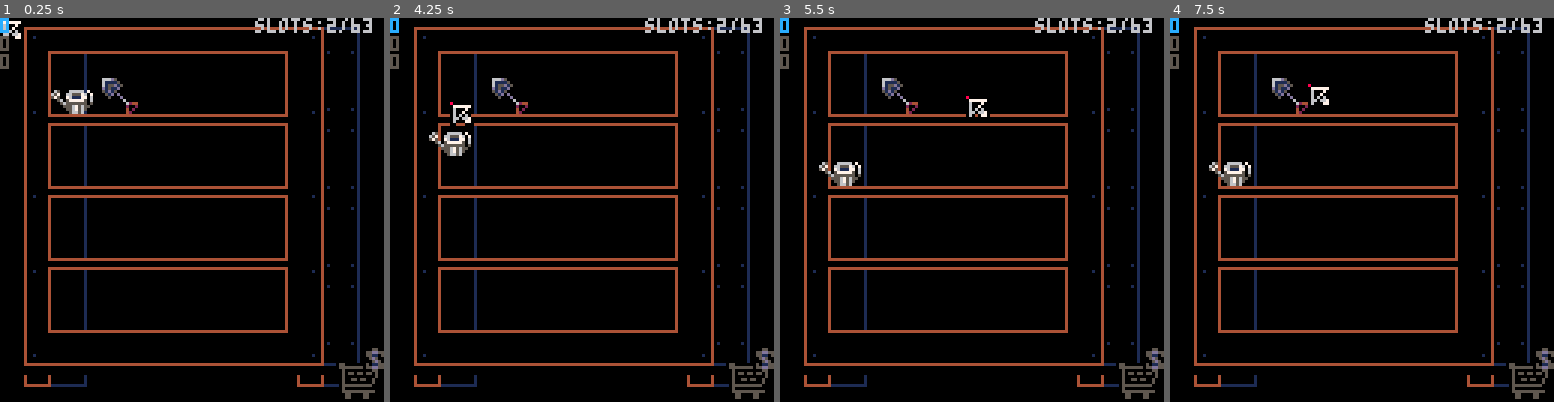
Above: before the commit, frames 1-4 (left to right).
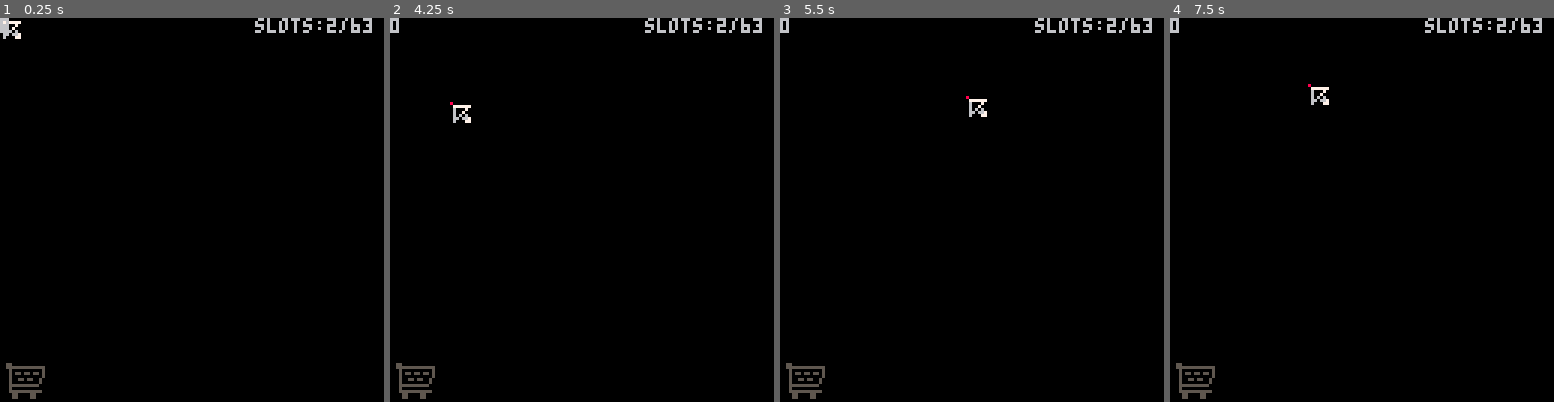
Above: after the commit, the same moments.

Repository: vinimesquitamoraes/Plantinhas
Game: PICO-8 cartridge plantinhas.p8
Same seed, same stepped clock (60 frames per second), same inputs: the game is played once before the commit and once after it.
Inputs (mouse positions are in pixels of both pictures, inside the frame that each line leads up to):
- Up to frame 1 (0.25 s): no input
- Up to frame 2 (4.25 s): tap X (X key) at 0.33, 1.07, 1.85, 2.97, 4.08 s; click (670, 121) at 0.67 s; click (436, 267) at 1.22 s; hold Right 1.6-2.1 s; click (497, 114) at 1.77 s; hold Up 2.15-2.42 s; click (562, 259) at 2.32 s; hold Right 2.47-3.03 s; click (624, 106) at 2.87 s; hold Left 3.08-3.58 s; click (685, 256) at 3.42 s; hold Down 3.63-3.97 s; click (451, 102) at 3.97 s; hold Right from 4.02 s (still down)
- Up to frame 3 (5.5 s): click (902, 248) at 4.52 s; release Right at 4.68 s; hold Up 4.73-5.03 s; click (964, 94) at 5.07 s; hold Left from 5.08 s (still down); tap X (X key) at 5.2 s
- Up to frame 4 (7.5 s): click (1419, 244) at 5.62 s; release Left at 5.68 s; hold Down 5.73-6.03 s; hold Right 6.08-6.58 s; click (1481, 90) at 6.17 s; tap X (X key) at 6.32, 7.43 s; hold Right 6.63-7.13 s; click (1246, 236) at 6.72 s; hold Up 7.18-7.45 s; click (1308, 83) at 7.27 s

The runs differ from the first frame. In frame 1, 11% of the frame differs, in the area x 0-100%, y 0-100%; in frame 2, 11%; in frame 3, 11%; in frame 4, 11%.

Commit message:
Refatoração de Tokens 2: Tab_1

Diff:
--- a/plantinhas.p8
+++ b/plantinhas.p8
@@ -17,23 +17,6 @@
  cu1 = 0
  cu2 = 0
  cu3 = 0
- cu4 = {}
- cu5 = nil
- cu6 = nil
- cu7 = nil
- cu8 = nil
- cu9 = nil
-
- str1 = ""
- str2 = ""
- str3 = ""
- str4 = ""
- str5 = ""
- str6 = ""
- str7 = ""
- str8 = ""
- str9 = ""
-
  --status -------------------------------------------------------------------------------------------------------------------------------------------------------------------------+
  --[[
  status
@@ -41,14 +24,15 @@
  2 para loja
  3 para o deposito
  ]]
- status = 3
+ status = 1
 
  --auxiliares ---------------------------------------------------------------------------------------------------------------------------------------------------------------------+
  aux_tipo    = 1
  grav        = 0
 	max_saturac = 20
 	venda       = false
-
+	venda_timer = 0
+	pisca       = false
  --variaveis de jogo --------------------------------------------------------------------------------------------------------------------------------------------------------------+
 	saldo   = 0
 	num_atl = 6
@@ -120,7 +104,7 @@
 --update ==========================================================================================================================================================================+
 function _update()
  mouse:att()
-	if(btnp(❎)) saldo = 2000
+	if(btnp(❎)) saldo = 6000
 
  --cooldown para os bts
  foreach(ls_bts,function(obj) cool_down(5,obj) end)
@@ -179,20 +163,24 @@
   end
  end
 
+ --remover planta ------------------------------------------------------------------------------------------+
+ if pa.val and not ls_atl.show then
+  if(mouse:toggle(mouse.esq,238,206)) remov_planta()
+	end
+
  --esperando awa -------------------------------------------------------------------------------------------------------+
  foreach(pat_reg,function(obj) regar(obj) end)
 
  --esperando semente -------------------------------------------------------------------------------------------------------+
  foreach(pat_sem,function(obj) plantar(obj) end)
 
- --cancelar acれせれこo/mostrar atalho
+ --cancelar atribuicao/mostrar atalho
  atl_on_off(mouse.dir_press,true)
 
  --lojinha rocha ---------------------------------------------------------------------------------------------------+
  elseif status == 2 then
 		--verificar disponibilidade de compra
 		if(slots == 63)toggle_disp(1,16) else toggle_disp(1,16,true)
-
 
   --selecionar loja ................................................................................................+
  	foreach(ls_esp.esps,function(esp) esp:hover("retg" ) end)
@@ -246,7 +234,8 @@
   if(ls_atl.show and ls_atl.qual)toggle_atribuir()
   --se o timer contou ja
   if(ls_atl.wait)funcionalidades(1,ls_inv)
-  atl_on_off(mouse.dir_press)
+
+  if(not venda)atl_on_off(mouse.dir_press)
 
   if ls_atl.show then
    bt_dept:hover()
@@ -258,7 +247,13 @@
    bt_vend:ativa()
   end
 
- 	--venda so se algo esta sendo movido
+		if(venda and ls_inv.qual and not(mouse.eq_press) and mouse.esq_press)then
+			local vendido = ls_inv.qual
+		 if vendido != regador and vendido != pa then
+				saldo += vendido.val
+				del(ls_inv.coisas,ls_inv.qual)
+			end
+		end
 
  end
 
@@ -299,42 +294,11 @@
 
  mouse:des()
 
- if(true) then
-	 format(cu1,str1,12)
-	 format(cu2,str2)
-  format(cu3,str3)
-
-  print_ls(cu4)
-
-	-- format(cu5,str5,8)
- 	--[[
-	 format(cu6,str6)
-
-	 format(cu7,str7)
-	 format(cu8,str8)
-	 --
-	 format(cu9,str9)
-  --]]
-	 espacamento = 0
-	end
+ print(cu1,0,0)
+
 	print("slots:"..slots.."/63",85,0,6)
 end
 
-function format(que_cu,str,cor)
- str = str or ""
- cor = cor or 5
- print(str..tostr(que_cu),0,espacamento,cor)
- espacamento+=6
-end
-
-function print_ls(que_ls)
-	if not que_ls then
-		print("ls vazia",0,espacamento,14)
-	 return
-	end
-	foreach(que_ls,function(obj) format(obj) end)
-
-end
 -->8
 --classes ==========================================================================================================+
 function criar_obj(que_classe,subtipo,ls_guardar,ls_aux,xop,yop,onde)
@@ -373,16 +337,6 @@
    self.y = newy& ~1
   end,
 
-  --controlar objeto...............................................................................................+]
-  cont = function(self,sair_tela,vel)
-   if(btn(⬅️)) self.x -= vel
-   if(btn(➡️)) self.x += vel
-	 	if(btn(⬆️)) self.y -= vel
-	 	if(btn(⬇️)) self.y += vel
-
-	 	if(sair_tela) n_sai_tela(self)
-	 end,
-
 	 --desenhar objeto
 	 des = function(self,xop,yop)
 	 	aux_x = xop or self.x
@@ -433,46 +387,18 @@
 --def_tipos ====================
 function def_tip(self,subtipo)
 
---mouse ========================
+ --mouse ========================
 	if self.cla == "mouse" then
-  self.ativ      = true
- 	self.s         = 212
-		self.ct        = 1
-		self.woff,self.hoff = 8,8
-
-		--esperando ==================
- 	self.esq_esper = false
- 	self.mei_esper = false
- 	self.dir_esper = false
-
-		--pressionado ================
- 	self.esq_press = false
- 	self.mei_press = false
- 	self.dir_press = false
-
-		--estado atual ======================
- 	self.esq = false
- 	self.mei = false
- 	self.dir = false
-
-		--solto ======================
- 	self.esq_solto = false
-		self.mei_solto = false
-		self.dir_solto = false
+ self.s,self.ct,self.woff,self.hoff,self.ax,self.ay,self.esq_esper,self.mei_esper,self.dir_esper,self.esq_press,self.mei_press,self.dir_press,self.esq,self.mei,self.dir,self.esq_solto,self.mei_solto,self.dir_solto = 212,1,8,8,0,0,false,false,false,false,false,false,false,false,false,false,false,false
 
 	--resetar mouse ===============
  function self:reset()
-	 self.s        = 212
-	 self.tool_tip = nil
-	 self.h        = 8
-	 self.w        = 8
-	 self.ct       = 1
+  self.s,self.tool_tip,self.h,self.w,self.ct,self.xoff,self.yoff,self.ax,self.ay = 212, nil, 8,8,1,0,0,0,0
 	end
 
 	--mudar tool_tip
 	function self:tip_set(qual,dir_x,dir_y)
-	 self.tool_tip = qual or nil
- 	dir_x,dir_y = dir_x,dir_y
+	 self.tool_tip,dir_x,dir_y  = qual or nil,dir_x,dir_y
 
 		if dir_x == "⬅️" then
 		 self.xoff = -8
@@ -494,8 +420,9 @@
 
 	--desenhar mouse ==============
  function self:des()
+  local aux_x, aux_y = self.ax,self.ay
   pal(self.ct,0)
-  spr(self.s,stat(32),stat(33),self.w/8,self.h/8)
+  spr(self.s,stat(32)+aux_x,stat(33)+aux_y,self.w/8,self.h/8)
  	if(self.tool_tip)spr(self.tool_tip,stat(32)+mouse.xoff,stat(33)+mouse.yoff)
 		pal()
  end
@@ -512,12 +440,7 @@
  --atualizar mouse =============
  function self:att()
  	--att posicao ================
- 	self.x = stat(32)
- 	self.y = stat(33)
- 	--att posicao ================
-		self.esq= stat(34)==1
-		self.mei= stat(34)==4
-		self.dir= stat(34)==2
+  self.x,self.y,self.esq,self.mei,self.dir = stat(32),stat(33),stat(34)==1,stat(34)==4,stat(34)==2
 
 		--comportamento esquerdo ||||
 		--se o mouse esq foi apertado
@@ -535,8 +458,7 @@
 				if(not self.esq_esper) then
 		 		--agora esta pressionado
 		 		--e esperando
-					self.esq_press = true
-					self.esq_esper = true
+					self.esq_press,	self.esq_esper = true,true
 				end
 			--se ja estava pressionado
 			else
@@ -557,65 +479,14 @@
 			if not self.esq_solto then
 				--se estava esperando
 				if self.esq_esper then
-					--agora esta solto
-					self.esq_solto = true
-					--e nao esta mais esperando
-     self.esq_esper = false
+					--agora esta solto e nao esta mais esperando
+					self.esq_solto,self.esq_esper = true,false
+
     end
    --se estava solto
    else
    	--agora nao esta mais
    	self.esq_solto = false
-   end
-	 end
-
- 	--comportamento meio ||||||||
-		--se o mouse mei foi apertado
-		if self.mei then
-			--se ele estava solto
-			if self.mei then
-				--agora nao esta mais
-				self.mei_solto=false
-			end
-
-			--se ele nao estava pressio
-			--nado
-			if not self.mei_press then
-		 	--se nao estava esperando
-				if(not self.mei_esper) then
-		 		--agora esta pressionado
-		 		--e esperando
-					self.mei_press = true
-					self.mei_esper = true
-				end
-			--se ja estava pressionado
-			else
-				--agora no esta mais
-				self.mei_press = false
-			end
-
-		--se o mouse mei nao foi
-		--apertado
-		else
-		--se estava pressionado
-			if (self.mei_press) then
-				--agora nao esta mais
-				self.mei_press=false
-			end
-
-			--se nao esatava solto
-			if not self.mei_solto then
-				--se estava esperando
-				if self.mei_esper then
-					--agora esta solto
-					self.mei_solto = true
-					--e nao esta mais esperando
-     self.mei_esper = false
-    end
-   --se estava solto
-   else
-   	--agora nao esta mais
-   	self.mei_solto = false
    end
 	 end
 
@@ -672,20 +543,12 @@
 
 --particula ====================
 	elseif self.cla == "particula" then
-		self.vx    = rnd(2) - 1
- 	self.vy    = 1
-		self.x_max = 128
-		self.x_mix = 0
-		self.w     = 0
-		self.h     = 0
+		self.vx,self.vy,self.x_max,self.x_mix,self.w,self.h = rnd(2)-1,1,128,0,0,0
 
  	if subtipo == 1 then
-
- 		self.cor = rnd({3,11})
-		 self.ace = 0
+ 		self.cor,self.ace = rnd({3,11}),0
  	elseif subtipo == 2 then
- 		self.cor = 12
-		 self.ace = 0.2
+ 		self.cor,self.ace = 12, 0.2
  	end
 
 		function self:att()
@@ -714,18 +577,14 @@
 
 	 function self:del()
 			if self then
-		 del(self.ls_gua, self)
-	  self = nil
+			 del(self.ls_gua, self)
+	 	 self = nil
 			end
-			return true
-
 	 end
 
 --botao ========================
 	elseif self.cla == "botao" then
-		self.timer = 0
-		self.wait  = false
-		self.val   = true
+ 	self.timer,self.wait,self.val = 0 ,false, true
 
 		--lojinha
 		if subtipo == 1 then
@@ -826,6 +685,7 @@
 	 		elseif self.tip == 5 then
 	    	mouse:reset()
 						venda = not venda
+						ls_inv.val = not ls_inv.val
 				end
 			end
 		end
@@ -928,6 +788,8 @@
 		self.w  = 16
 		self.h  = 16
 		self.movable = true
+	 self.desc  = 10
+
 		--pa
 		if subtipo == 1 then
  		self.tip   = 1
@@ -1172,11 +1034,11 @@
 	 	end
 
   elseif(range(subtipo,17,18))then
+	  self.val   = false
 
 			--regador
 		 if subtipo == 17 then
 	 	 self.tip   = 17
-		  self.val   = 500
 			 self.nome  = "watering can"
 			 self.s     = 204
 			 self.s2    = 236
@@ -1187,13 +1049,9 @@
 		 	self.hoff  = 4
 		 	self.cur_s = 248
 
-				self.x_def = 18
- 			self.y_def = 12
-
-			--regador
+			--pa
 		 elseif subtipo == 18 then
 	 	 self.tip   = 18
-		  self.val   = 500
 			 self.nome  = "shovel"
 			 self.s     = 206
 			 self.s2    = 238
@@ -1203,6 +1061,7 @@
 	 	 self.woff  = 7
 		 	self.hoff  = 4
 		 	self.cur_s = 213
+		 	self.ct    = 9
 
 				self.x_def = 32
  			self.y_def = 12
@@ -1418,6 +1277,47 @@
 	end
 
 end
+
+function tool_tip(item)
+	--mostrar preco ao passar mouse
+	if slots == 63 then
+	 print("you are full",17,120,8)
+		return
+	end
+
+	if item then
+		--nome do item
+		if range(item.tip,9,16) then
+			print("seeds",17,120,6)
+		else
+			print(item.nome,17,120,6)
+		end
+		--preco
+		local cor = status == 2 and 8 or 11
+		if(item.val > saldo and status == 2) cor = 2
+	 if(item == regador or item == pa)return
+  print(item.val,69,120,cor)
+
+	elseif(bt_comp:col_mouse("retg") and ls_car.total!=0 and status == 2)then
+		local cor = 10
+		print("total",17,120,10)
+		if(ls_car.total > saldo and status == 2) cor = 2
+	 print(ls_car.total,69,120,cor)
+
+	--mostrar preco ao passar mouse no carrinho
+	elseif ls_car.val then
+
+		if ls_car.qual != nil then
+			print(ls_car.qual.item.nome,17,120,6)
+	  print(ls_car.qual.item.val,69,120,6)
+ 	end
+
+	--mostrar saldo
+	else
+		print("money",17,120,6)
+		print(saldo  ,69,120,3)
+	end
+end
 -->8
 --loljinha =====================
 function	des_lojinha()
@@ -1496,7 +1396,8 @@
 	foreach(ls_esp.esps,function(obj) obj:des() end)
 	foreach(ls_car.coisas,function(obj) obj:des() end)
 
- tool_tip()
+ tool_tip(ls_esp.qual and ls_esp.qual.item or nil)
+
  des_bt_comprar()
  bt_volt:des()
 
@@ -1565,47 +1466,6 @@
 	end
 end
 
-function tool_tip()
-	--mostrar preco ao passar mouse
-	if slots == 63 then
-	 print("you are full",17,120,8)
-		return
-	end
-
-	if ls_esp.qual then
-		auxtip = ls_esp.qual.item.tip
-		--nome do item
-		if auxtip >=9 and auxtip <=16 then
-			print("seeds",17,120,6)
-		else
-			print(ls_esp.qual.item.nome,17,120,6)
-		end
-		--preco
-		local cor = 8
-		if(ls_esp.qual.item.val > saldo) cor = 8
-  print(ls_esp.qual.item.val,69,120,cor)
-
-	elseif(bt_comp:col_mouse("retg") and ls_car.total!=0 )then
-		local cor = 10
-		print("total",17,120,10)
-		if(ls_car.total > saldo) cor = 8
-	 print(ls_car.total,69,120,cor)
-
-	--mostrar preco ao passar mouse no carrinho
-	elseif ls_car.val then
-
-		if ls_car.qual != nil then
-			print(ls_car.qual.item.nome,17,120,6)
-	  print(ls_car.qual.item.val,69,120,6)
- 	end
-
-	--mostrar saldo
-	else
-		print("money",17,120,6)
-		print(saldo  ,69,120,3)
-	end
-end
-
 function comprar()
 	if(#ls_car.coisas+slots > 63) return
 
@@ -1658,6 +1518,8 @@
 
 	for i in all(qual_ls)do
 		add_um_item(i.item,onde)
+		local aux = i.item
+		i.item.val =	aux.val - ((aux.val*aux.desc)/100)
 	end
 
 end
@@ -1760,6 +1622,7 @@
 
 			pat_reg.val  = false
 			pat_sem.val  = false
+			pa.val       = false
 
 			foreach(ls_bts,function(obj) obj.wait = false end)
 
@@ -1794,15 +1657,17 @@
 
 	 	 if(range(aux_tip,5,8)) mouse:tip_set(ls_atl.qual.item.cur_s,"⬅️","⬆️")
 
-			 if(range(aux_tip,9,16))then
+			 if range(aux_tip,9,16) then
 			  mouse.s = 228
 			 end
 
-		 	if(aux_tip == 17) then
+		 	if aux_tip == 17 then
 	 			mouse.w,mouse.h = 16,16
 		 		mouse.s = 204
+
+		 	elseif aux_tip == 18 then
+  			mouse.ct,mouse.w,mouse.h,mouse.s,mouse.ax,mouse.ay= 9,16,16,238,-2,-14
 		 	end
-
 	 	end
 
 	 end
@@ -1879,6 +1744,9 @@
 		--eh um regador
 		elseif aux_tip == 17 then
 			pat_reg.val = true
+  --eh uma pa
+ 	elseif aux_tip == 18 then
+			pa.val = true
 		end
 
 	end
@@ -2001,13 +1869,26 @@
  bt_vend:des()
 
 	if venda then
+
+		if venda_timer<30 then
+	 	venda_timer +=1
+	 else
+ 	 pisca = not pisca
+	 	venda_timer = 0
+	 end
+
 	 bt_vend:des(bt_vend.x,bt_vend.y-1)
  	pal(1,0)
+
+		if(pisca)then pal(11,5) else pal(5,11) end
 	 spr(247,121,109)
+	 pal()
 		rect(14,117,91,126,5)
  	rectfill(15,118,90,125,0)
 	 rect(14,117,66,126,5)
-  tool_tip()
+
+  tool_tip(ls_inv.qual)
+
 	else
 	 bt_vend:des()
 		pal(11,5)
@@ -2088,7 +1972,7 @@
 
  if(#pat_sem == 0) return
 	ls_jrd.coisas.wait = true
-	qual_vaso = get_obj_by_col_retg(ls_jrd.coisas,o_que)
+ local	qual_vaso = get_obj_by_col_retg(ls_jrd.coisas,o_que)
 	if(qual_vaso and qual_vaso.planta)return
 
 	if qual_vaso then
@@ -2105,6 +1989,17 @@
 
 end
 
+function remov_planta()
+	qual_vaso = ls_jrd.qual
+	if qual_vaso and qual_vaso.planta then
+		qual_vaso.planta = nil
+		qual_vaso.algo   = 0
+ else
+ cu1 = "nada negah"
+ end
+
+end
+
 function regar(o_que)
 
 	if(#pat_reg == 0) return
Not shown, changed: 28 lines of the sprite sheet (__gfx__) section of plantinhas.p8
